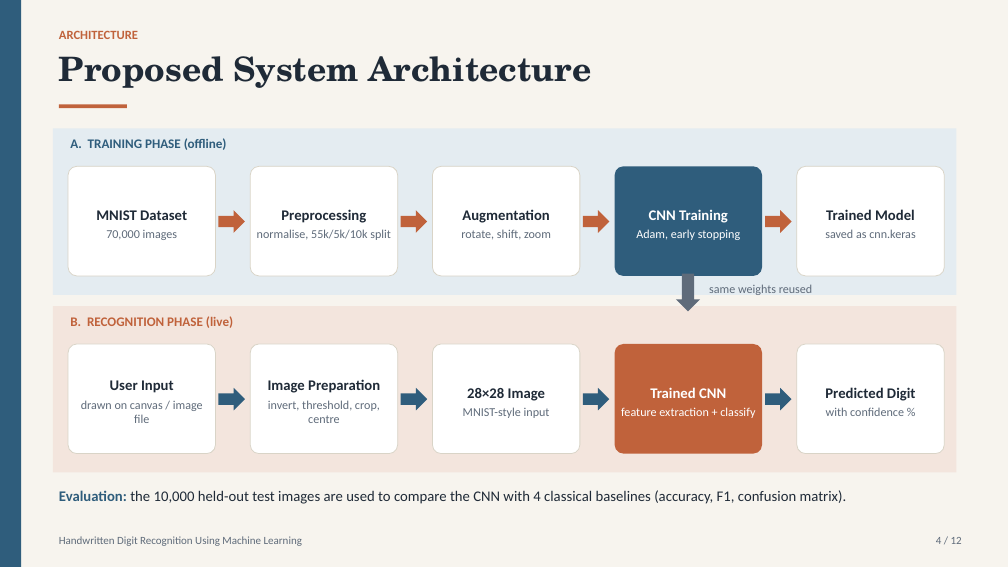
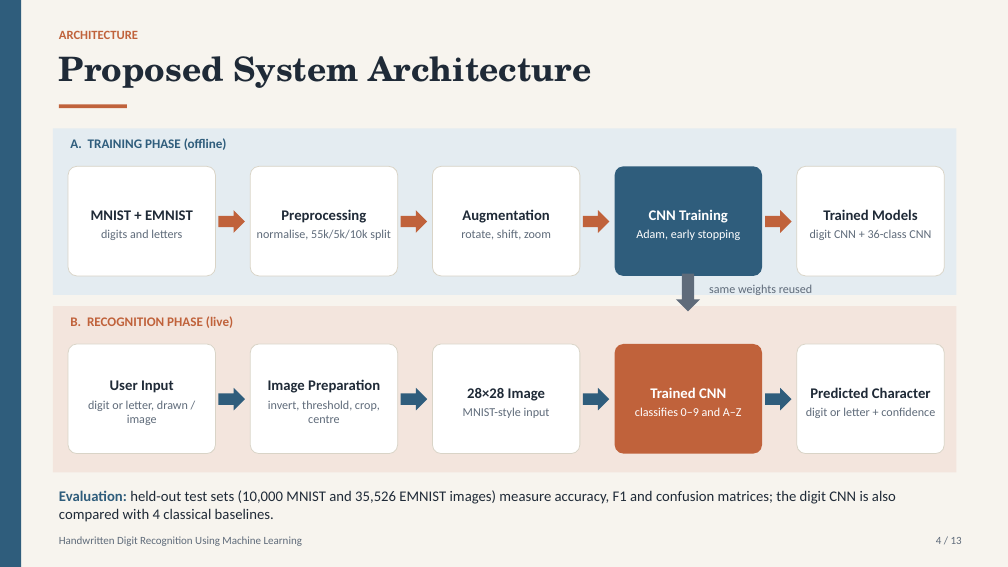
Before and after one commit to LostRunes/digirecog, a slide deck: slide 4 of Handwritten_Digit_Recognition.pptx. Drawn at 1008x567 pixels with LibreOffice and Linux fonts; fonts in the diff are those of the drawing. Boxes give left, top, right and bottom in pixels: in the first picture for what was removed or moved away, otherwise in the second. Text is boxed around its words. In the diff, an @@ line names an element or a change of style, - is before the commit and + after.

Commit message:
Add letter recognition: 36-class CNN on EMNIST (0-9, A-Z), mode switch in app, updated PPT

```diff
--- a/Handwritten_Digit_Recognition.pptx
+++ b/Handwritten_Digit_Recognition.pptx
@@ text at <box>810,209,931,240</box>: text changed @@
-Trained Model
-saved as cnn.keras
+Trained Models
+digit CNN + 36-class CNN
@@ text at <box>91,210,193,240</box>: text changed; size 14 to 11.5 pt; text colour #1F2A37 to #5F6B7A; bold off @@
-MNIST Dataset
-70,000 images
+MNIST + EMNIST
+digits and letters
@@ text at <box>806,387,935,418</box>: text changed @@
-Predicted Digit
-with confidence %
+Predicted Character
+digit or letter + confidence
@@ text at <box>88,400,188,425</box>: text changed @@
-drawn on canvas / image file
+digit or letter, drawn / image
@@ text at <box>635,407,742,416</box>: text changed @@
-feature extraction + classify
+classifies 0–9 and A–Z
@@ text at <box>59,490,896,522</box>: text changed @@
-Evaluation: the 10,000 held-out test images are used to compare the CNN with 4 classical baselines (accuracy, F1, confusion matrix).
+Evaluation: held-out test sets (10,000 MNIST and 35,526 EMNIST images) measure accuracy, F1 and confusion matrices; the digit CNN is also compared with 4 classical baselines.
```
Also in this commit, not shown: 10 other slides changed, 1 slide added, 19 other files.
